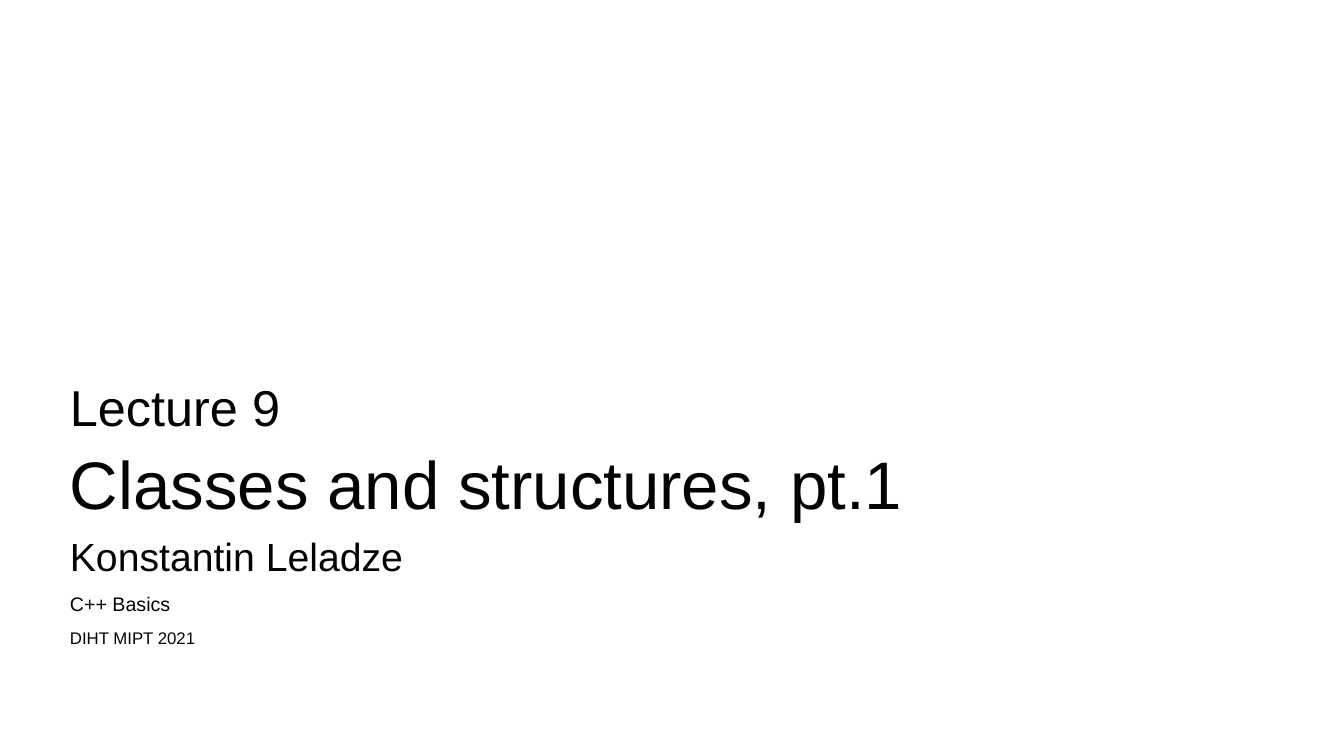
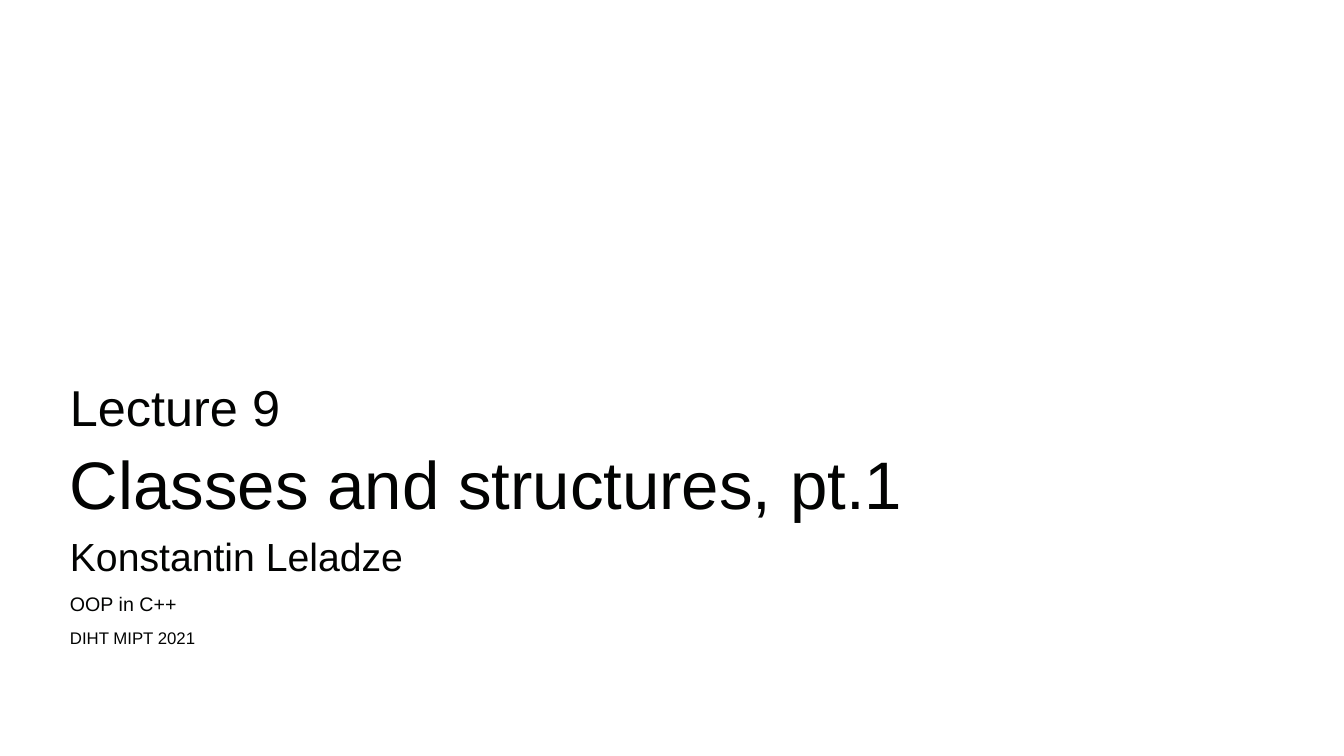
Before and after one commit to Costello1329/cpp-mipt-2021, a slide deck: slide 1 of lectures/lecture #9 presentation.pptx. Drawn at 1344x756 pixels with LibreOffice and Linux fonts; fonts in the diff are those of the drawing; background and template pictures are left out. Boxes give left, top, right and bottom in pixels: in the first picture for what was removed or moved away, otherwise in the second. Text is boxed around its words. In the diff, an @@ line names an element or a change of style, - is before the commit and + after.

```diff
--- a/lectures/lecture #9 presentation.pptx
+++ b/lectures/lecture #9 presentation.pptx
@@ text at (70, 596, 176, 612): text changed @@
-C++ Basics
+OOP in C++
```
Also in this commit, not shown: 1 other slide changed, 4 other files.
